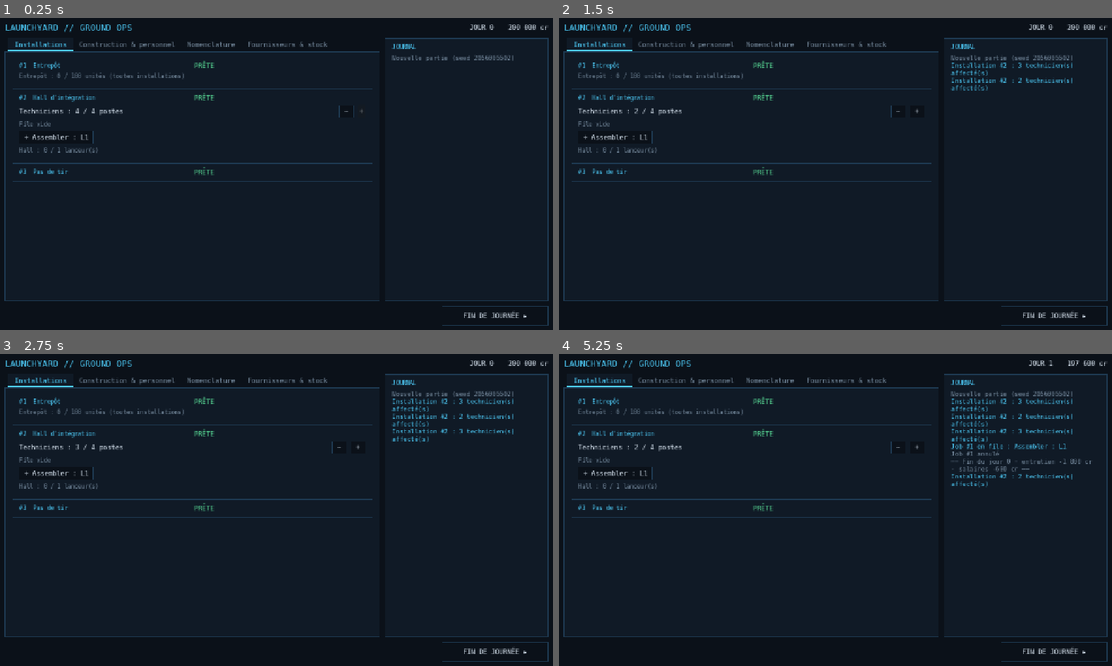
Above: before the commit, frames 1-4 (two rows, left to right).
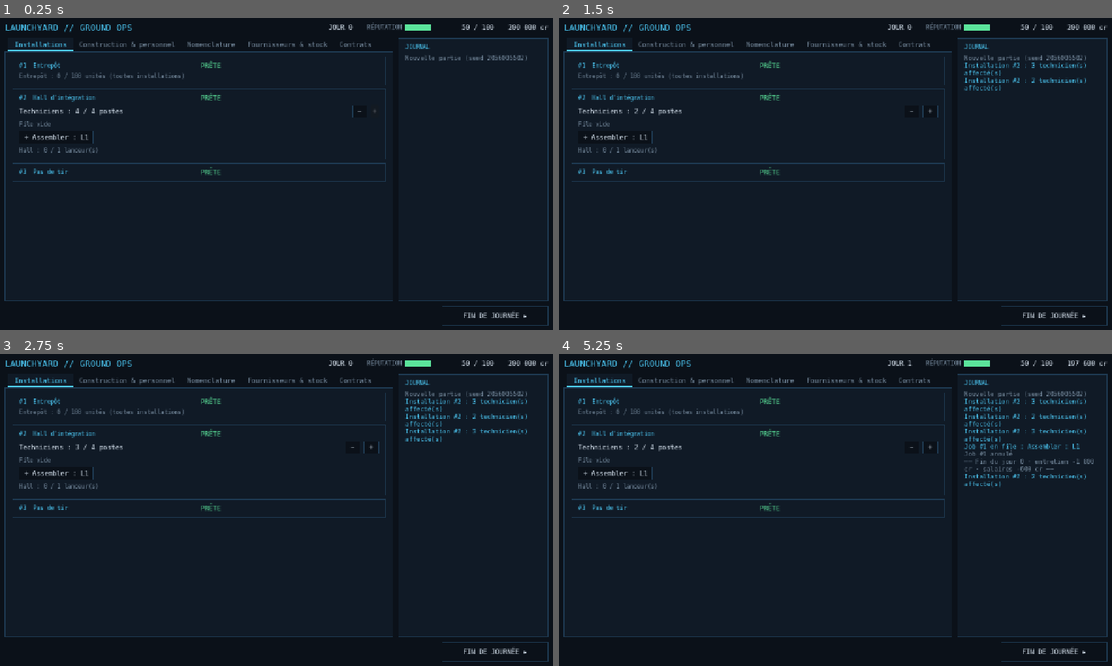
Above: after the commit, the same moments.

Repository: Flavienhr/launchyard
Game: Godot game, scene res://ui/main.tscn
The game is run twice, just before and just after one commit, with the same random seed, the same clock (stepped at 60 frames per second) and the same inputs.
Inputs:
- Up to frame 1 (0.25 s): no input
- Up to frame 2 (1.5 s): click "−" at 0.5 s; click "−" at 1.25 s
- Up to frame 3 (2.75 s): click "+" at 2 s
- Up to frame 4 (5.25 s): click "+ Assembler : L1" at 2.75 s; click "Annuler" at 3.5 s; click "FIN DE JOURNÉE ▸" at 4.25 s; click "−" at 5 s

The runs differ from the first frame. In frame 1, 1.0% of the frame differs, in the area x 35-96%, y 1-91%; in frame 2, 1.7%; in frame 3, 2.0%; in frame 4, 2.9%, in the area x 35-97%, y 1-91%.

Commit message:
feat(ui): tableau de contrats et jauge de réputation (spec 002)
- onglet Contrats : offres (grille alignée, Signer désactivé avec raison),
  contrats actifs, historique ; jauge de réputation dans l'en-tête
- journal à largeur fixe (le contenu des onglets ne l'écrase plus)
- SimQueries : can_accept, contract_offers, active_contracts,
  contract_history, reputation_info (+ tests)

Closes #12

Co-Authored-By: Claude Opus 5.5 <noreply@anthropic.com>

Diff:
--- a/sim/queries.gd
+++ b/sim/queries.gd
@@ -210,3 +210,110 @@
 		"used": launchers_in(state, facility["id"]).size(),
 		"capacity": int(data.facilities[facility["type"]].get("launcher_capacity", 0)),
 	}
+
+
+# --- Contracts (spec 002 UI) ---------------------------------------------------
+
+## Display thresholds only (no balance effect): a payload at or above
+## NEAR_CAPACITY_PCT % of the best capacity is flagged; an active contract
+## without scheduled launch is flagged URGENT_DAYS days before its deadline.
+const NEAR_CAPACITY_PCT := 80
+const URGENT_DAYS := 10
+const HISTORY_STATUSES := ["completed", "failed", "expired"]
+
+
+## Whether accept_contract would be accepted now: {ok, reason}. Same checks and
+## order as Simulation._apply_accept_contract (reason = its rejection reason).
+static func can_accept(state: GameState, data: GameData, contract: Dictionary) -> Dictionary:
+	if contract["status"] != ContractRules.OFFER:
+		return {"ok": false, "reason": "not_an_offer"}
+	if ContractRules.active_count(state) >= int(data.contracts["max_active_contracts"]):
+		return {"ok": false, "reason": "too_many_contracts"}
+	var site := data.active_site()
+	var orbit: Dictionary = data.orbits.get(contract["orbit"], {})
+	if orbit.is_empty() or not LaunchRules.is_orbit_reachable(orbit, site):
+		return {"ok": false, "reason": "orbit_unreachable"}
+	if int(contract["payload_kg"]) > ContractRules.best_capacity(data, contract["orbit"], site):
+		return {"ok": false, "reason": "payload_too_heavy"}
+	return {"ok": true, "reason": ""}
+
+
+## Open offers (ascending id): contract fields plus can_accept, reject_reason,
+## deadline_days_left, offer_days_left (1 = last day to sign), capacity_kg
+## (best lifter, 0 if none) and near_capacity.
+static func contract_offers(state: GameState, data: GameData) -> Array:
+	var out: Array = []
+	if data.contracts.is_empty():
+		return out
+	var site := data.active_site()
+	for contract in state.contracts:
+		if contract["status"] != ContractRules.OFFER:
+			continue
+		var check := can_accept(state, data, contract)
+		var capacity := ContractRules.best_capacity(data, contract["orbit"], site)
+		var info: Dictionary = contract.duplicate()
+		info["can_accept"] = check["ok"]
+		info["reject_reason"] = check["reason"]
+		info["deadline_days_left"] = int(contract["deadline_day"]) - state.day
+		info["offer_days_left"] = int(contract["offer_expires_day"]) - state.day
+		info["capacity_kg"] = capacity
+		info["near_capacity"] = capacity > 0 and int(contract["payload_kg"]) * 100 >= capacity * NEAR_CAPACITY_PCT
+		out.append(info)
+	return out
+
+
+## Active contracts sorted by deadline: contract fields plus deadline_days_left,
+## launch_id / launch_day (-1 when no launch is scheduled), urgent.
+static func active_contracts(state: GameState, data: GameData) -> Array:
+	var out: Array = []
+	for contract in state.contracts:
+		if contract["status"] != ContractRules.ACTIVE:
+			continue
+		var info: Dictionary = contract.duplicate()
+		var left := int(contract["deadline_day"]) - state.day
+		info["deadline_days_left"] = left
+		info["launch_id"] = -1
+		info["launch_day"] = -1
+		for launch in state.launches:
+			if int(launch["contract_id"]) == int(contract["id"]):
+				info["launch_id"] = launch["id"]
+				info["launch_day"] = launch["launch_day"]
+				break
+		info["urgent"] = info["launch_id"] < 0 and left <= URGENT_DAYS
+		out.append(info)
+	out.sort_custom(func(a: Dictionary, b: Dictionary) -> bool:
+		if a["deadline_day"] != b["deadline_day"]:
+			return a["deadline_day"] < b["deadline_day"]
+		return a["id"] < b["id"])
+	return out
+
+
+## Last `limit` contracts completed, failed or expired, most recent id first.
+static func contract_history(state: GameState, limit := 8) -> Array:
+	var out: Array = []
+	for i in range(state.contracts.size() - 1, -1, -1):
+		if state.contracts[i]["status"] in HISTORY_STATUSES:
+			out.append(state.contracts[i])
+			if out.size() >= limit:
+				break
+	return out
+
+
+## {value, min, max, next_unlock_at, next_unlock_orbit}: next_unlock_at is the
+## lowest template min_reputation above the current value (-1 if none).
+static func reputation_info(state: GameState, data: GameData) -> Dictionary:
+	var next := -1
+	var orbit := ""
+	if not data.contracts.is_empty():
+		for template in data.contracts["templates"]:
+			var needed := int(template["min_reputation"])
+			if needed > state.reputation and (next < 0 or needed < next):
+				next = needed
+				orbit = template["orbit"]
+	return {
+		"value": state.reputation,
+		"min": int(data.contracts.get("reputation_min", 0)),
+		"max": int(data.contracts.get("reputation_max", 100)),
+		"next_unlock_at": next,
+		"next_unlock_orbit": orbit,
+	}
--- a/tests/sim/test_queries.gd
+++ b/tests/sim/test_queries.gd
@@ -91,3 +91,106 @@
 	var occ := SimQueries.hall_occupancy(s[0], s[1], hall)
 	assert_eq(occ["used"], 1)
 	assert_eq(occ["capacity"], 1)
+
+
+# --- Contracts ---------------------------------------------------------------
+
+func _contract_state(max_active := 1) -> Array:
+	var data := F.data()
+	data.orbits["far"] = {"id": "far", "azimuth_deg": F.SSO_AZ}
+	data.contracts = {
+		"offer_slots": 2, "initial_offers": 0, "offer_spawn_chance": 0.0,
+		"offer_validity_days": 5, "advance_pct": 20, "penalty_pct": 30,
+		"max_active_contracts": max_active, "payment_rounding": 1_000, "mass_step_kg": 50,
+		"generate_unreachable": false, "reputation_start": 50,
+		"reputation_min": 0, "reputation_max": 100,
+		"rep_on_success": 6, "rep_on_launch_failure": -15, "rep_on_deadline_missed": -10,
+		"templates": [
+			{"id": "a", "orbit": "leo", "mass_min_kg": 1, "mass_max_kg": 1, "base_payment": 1,
+				"per_kg_payment": 0, "deadline_min_days": 1, "deadline_max_days": 1, "weight": 1,
+				"min_reputation": 0, "clients": ["c"]},
+			{"id": "b", "orbit": "leo", "mass_min_kg": 1, "mass_max_kg": 1, "base_payment": 1,
+				"per_kg_payment": 0, "deadline_min_days": 1, "deadline_max_days": 1, "weight": 1,
+				"min_reputation": 60, "clients": ["c"]}]}
+	var state := Simulation.new_game(data, 1)
+	state.reputation = 50
+	return [state, data]
+
+
+func _add_contract(state: GameState, orbit: String, kg: int, status: String, deadline := 20) -> int:
+	var id := state.next_contract_id
+	state.next_contract_id += 1
+	state.contracts.append({"id": id, "template_id": "x", "client": "c", "orbit": orbit,
+		"payload_kg": kg, "payment": 100, "advance": 20, "penalty": 30,
+		"deadline_day": deadline, "status": status, "offer_expires_day": 5})
+	return id
+
+
+func test_contract_offers_days_and_signable() -> void:
+	var s := _contract_state()
+	_add_contract(s[0], "leo", F.LEO_KG * 9 / 10, ContractRules.OFFER)
+	var offers := SimQueries.contract_offers(s[0], s[1])
+	assert_eq(offers.size(), 1)
+	assert_true(offers[0]["can_accept"])
+	assert_eq(offers[0]["deadline_days_left"], 20)
+	assert_eq(offers[0]["offer_days_left"], 5)
+	assert_eq(offers[0]["capacity_kg"], F.LEO_KG)
+	assert_true(offers[0]["near_capacity"])
+
+
+func test_can_accept_reasons() -> void:
+	var s := _contract_state()
+	var heavy := _add_contract(s[0], "leo", F.LEO_KG + 1, ContractRules.OFFER)
+	var far := _add_contract(s[0], "far", 100, ContractRules.OFFER)
+	var ok := _add_contract(s[0], "leo", 100, ContractRules.OFFER)
+	assert_eq(SimQueries.can_accept(s[0], s[1], ContractRules.find(s[0], heavy))["reason"], "payload_too_heavy")
+	assert_eq(SimQueries.can_accept(s[0], s[1], ContractRules.find(s[0], far))["reason"], "orbit_unreachable")
+	assert_true(SimQueries.can_accept(s[0], s[1], ContractRules.find(s[0], ok))["ok"])
+	_add_contract(s[0], "leo", 100, ContractRules.ACTIVE)
+	assert_eq(SimQueries.can_accept(s[0], s[1], ContractRules.find(s[0], ok))["reason"], "too_many_contracts")
+
+
+func test_can_accept_matches_simulation() -> void:
+	var s := _contract_state()
+	var id := _add_contract(s[0], "leo", F.LEO_KG + 1, ContractRules.OFFER)
+	var reason: String = SimQueries.can_accept(s[0], s[1], ContractRules.find(s[0], id))["reason"]
+	var events := Simulation.apply_command(s[0], Command.accept_contract(id), s[1])
+	assert_eq(events[0]["reason"], reason)
+
+
+func test_active_contracts_sorted_with_launch_and_urgency() -> void:
+	var s := _contract_state(3)
+	var late := _add_contract(s[0], "leo", 100, ContractRules.ACTIVE, 40)
+	var soon := _add_contract(s[0], "leo", 100, ContractRules.ACTIVE, 5)
+	s[0].launches.append({"id": 1, "launcher_id": 1, "pad_id": 1, "contract_id": late,
+		"launch_day": 12, "scrubs": 0})
+	var active := SimQueries.active_contracts(s[0], s[1])
+	assert_eq(active[0]["id"], soon)
+	assert_true(active[0]["urgent"])
+	assert_eq(active[0]["launch_id"], -1)
+	assert_eq(active[1]["id"], late)
+	assert_eq(active[1]["launch_day"], 12)
+	assert_true(not active[1]["urgent"])
+
+
+func test_contract_history_filters_and_limits() -> void:
+	var s := _contract_state()
+	_add_contract(s[0], "leo", 100, ContractRules.OFFER)
+	var a := _add_contract(s[0], "leo", 100, ContractRules.COMPLETED)
+	var b := _add_contract(s[0], "leo", 100, ContractRules.FAILED)
+	_add_contract(s[0], "leo", 100, ContractRules.ACTIVE)
+	var hist := SimQueries.contract_history(s[0], 5)
+	assert_eq(hist.size(), 2)
+	assert_eq(hist[0]["id"], b)
+	assert_eq(hist[1]["id"], a)
+	assert_eq(SimQueries.contract_history(s[0], 1).size(), 1)
+
+
+func test_reputation_info_next_unlock() -> void:
+	var s := _contract_state()
+	var info := SimQueries.reputation_info(s[0], s[1])
+	assert_eq(info["value"], 50)
+	assert_eq(info["max"], 100)
+	assert_eq(info["next_unlock_at"], 60)
+	s[0].reputation = 70
+	assert_eq(SimQueries.reputation_info(s[0], s[1])["next_unlock_at"], -1)
--- a/ui/main.gd
+++ b/ui/main.gd
@@ -29,6 +29,15 @@
 	"queue_full": "file d'attente pleine",
 	"job_started": "job déjà démarré",
 	"unknown_job": "job inconnu",
+	"not_an_offer": "ce n'est plus une offre",
+	"too_many_contracts": "trop de contrats actifs",
+	"orbit_unreachable": "orbite inaccessible depuis ce site",
+	"payload_too_heavy": "charge trop lourde pour tout lanceur",
+}
+
+const FAIL_REASONS := {
+	"launch_failed": "échec du lanceur",
+	"deadline_missed": "date limite manquée",
 }
 
 const BLOCK_REASONS := {
@@ -41,6 +50,9 @@
 
 @onready var _day_label: Label = %DayLabel
 @onready var _money_label: Label = %MoneyLabel
+@onready var _rep_bar: ProgressBar = %RepBar
+@onready var _rep_label: Label = %RepLabel
+@onready var _contracts_box: VBoxContainer = %ContractsBox
 @onready var _tabs: TabContainer = %Tabs
 @onready var _facilities_box: VBoxContainer = %FacilitiesBox
 @onready var _build_box: VBoxContainer = %BuildBox
@@ -54,7 +66,7 @@
 	session = GameSession.new(DataLoader.load_default(), randi())
 	session.changed.connect(_on_session_changed)
 	%EndDayButton.pressed.connect(session.end_day)
-	var titles := [tr("Installations"), tr("Construction & personnel"), tr("Nomenclature"), tr("Fournisseurs & stock")]
+	var titles := [tr("Installations"), tr("Construction & personnel"), tr("Nomenclature"), tr("Fournisseurs & stock"), tr("Contrats")]
 	for i in titles.size():
 		_tabs.set_tab_title(i, titles[i])
 	_log_line(tr("Nouvelle partie (seed %d)") % session.state.game_seed, COLOR_DIM)
@@ -72,10 +84,20 @@
 	_day_label.text = tr("JOUR %d") % state.day
 	_money_label.text = "%s cr" % _fmt(state.money)
 	_money_label.theme_type_variation = &"DangerLabel" if state.money < 0 else &"Label"
+	_refresh_reputation()
+	_rebuild(_contracts_box, _build_contracts)
 	_rebuild(_facilities_box, _build_facilities)
 	_rebuild(_build_box, _build_construction)
 	_rebuild(_bom_box, _build_bom)
 	_rebuild(_supply_box, _build_supply)
+
+
+func _refresh_reputation() -> void:
+	var rep := SimQueries.reputation_info(session.state, session.data)
+	_rep_bar.min_value = rep["min"]
+	_rep_bar.max_value = rep["max"]
+	_rep_bar.value = rep["value"]
+	_rep_label.text = "%d / %d" % [rep["value"], rep["max"]]
 
 
 func _rebuild(box: VBoxContainer, builder: Callable) -> void:
@@ -298,7 +320,7 @@
 			_grid_label(grid, "")
 
 
-func _grid_label(grid: GridContainer, text: String, variation := &"", expand := false) -> Label:
+func _grid_label(grid: Container, text: String, variation := &"", expand := false) -> Label:
 	var label := Label.new()
 	label.text = text
 	if variation != &"":
@@ -359,6 +381,118 @@
 				ORDER_QUANTITY, _component_name(entry["component_id"]),
 				_fmt(ORDER_QUANTITY * int(entry["unit_price"])), entry["lead_time_days"]],
 				func() -> void: _send(Command.order(supplier_id, entry["component_id"], ORDER_QUANTITY)))
+
+
+# --- Contracts tab ----------------------------------------------------------
+
+func _build_contracts(box: VBoxContainer) -> void:
+	var state := session.state
+	var rep := SimQueries.reputation_info(state, session.data)
+	var rep_card := _card(box)
+	_label(rep_card, tr("RÉPUTATION : %d / %d") % [rep["value"], rep["max"]], &"HeadingLabel")
+	if rep["next_unlock_at"] >= 0:
+		_label(rep_card, tr("Prochain déblocage à %d : offres vers %s") % [
+			rep["next_unlock_at"], String(rep["next_unlock_orbit"]).to_upper()], &"DimLabel")
+	else:
+		_label(rep_card, tr("Toutes les offres sont débloquées"), &"DimLabel")
+
+	var offers_card := _card(box)
+	_label(offers_card, tr("OFFRES"), &"HeadingLabel")
+	var offers := SimQueries.contract_offers(state, session.data)
+	if offers.is_empty():
+		_label(offers_card, tr("(aucune offre)"), &"DimLabel")
+	else:
+		_build_offers_grid(offers_card, offers)
+
+	var active_card := _card(box)
+	_label(active_card, tr("CONTRATS ACTIFS"), &"HeadingLabel")
+	var active := SimQueries.active_contracts(state, session.data)
+	if active.is_empty():
+		_label(active_card, tr("(aucun contrat actif)"), &"DimLabel")
+	else:
+		_build_active_grid(active_card, active)
+
+	var history_card := _card(box)
+	_label(history_card, tr("HISTORIQUE"), &"HeadingLabel")
+	var history := SimQueries.contract_history(state)
+	if history.is_empty():
+		_label(history_card, tr("(vide)"), &"DimLabel")
+	else:
+		_build_history_grid(history_card, history)
+
+
+func _build_offers_grid(card: VBoxContainer, offers: Array) -> void:
+	var grid := GridContainer.new()
+	grid.columns = 9
+	grid.add_theme_constant_override("h_separation", 14)
+	grid.add_theme_constant_override("v_separation", 6)
+	card.add_child(grid)
+	for title in [tr("Client"), tr("Orbite"), tr("Charge"), tr("Paiement"), tr("Avance"),
+			tr("Pénalité"), tr("Limite"), tr("Expire"), ""]:
+		_grid_label(grid, title, &"DimLabel", title == tr("Client"))
+	for offer in offers:
+		_grid_label(grid, "#%d  %s" % [offer["id"], offer["client"]], &"", true)
+		_grid_label(grid, String(offer["orbit"]).to_upper(), &"AccentLabel")
+		var mass := tr("%s kg") % _fmt(offer["payload_kg"])
+		var mass_label := _grid_label(grid, ("▲ " if offer["near_capacity"] else "") + mass,
+			&"WarnLabel" if offer["near_capacity"] else &"")
+		if offer["near_capacity"]:
+			mass_label.tooltip_text = tr("Proche de la capacité (%s kg)") % _fmt(offer["capacity_kg"])
+			mass_label.mouse_filter = Control.MOUSE_FILTER_STOP
+		_grid_label(grid, _fmt(offer["payment"]), &"OkLabel")
+		_grid_label(grid, _fmt(offer["advance"]))
+		_grid_label(grid, _fmt(offer["penalty"]), &"DimLabel")
+		_grid_label(grid, tr("j%d (%d j)") % [offer["deadline_day"], offer["deadline_days_left"]])
+		_grid_label(grid, tr("%d j") % offer["offer_days_left"],
+			&"WarnLabel" if offer["offer_days_left"] <= 1 else &"DimLabel")
+		var cell := _row(grid)
+		var button := _button(cell, tr("Signer"), func() -> void: _send(Command.accept_contract(offer["id"])),
+			not offer["can_accept"])
+		button.size_flags_vertical = Control.SIZE_SHRINK_CENTER
+		if not offer["can_accept"]:
+			var why := tr(REJECT_REASONS.get(offer["reject_reason"], offer["reject_reason"]))
+			button.tooltip_text = why
+			var reason := _grid_label(cell, why, &"WarnLabel")
+			reason.size_flags_vertical = Control.SIZE_SHRINK_CENTER
+
+
+func _build_active_grid(card: VBoxContainer, active: Array) -> void:
+	var grid := GridContainer.new()
+	grid.columns = 6
+	grid.add_theme_constant_override("h_separation", 16)
+	grid.add_theme_constant_override("v_separation", 6)
+	card.add_child(grid)
+	for title in [tr("Contrat"), tr("Orbite"), tr("Charge"), tr("Paiement"), tr("Date limite"), tr("Tir")]:
+		_grid_label(grid, title, &"DimLabel", title == tr("Contrat"))
+	for c in active:
+		var warn: bool = c["urgent"]
+		_grid_label(grid, "#%d  %s" % [c["id"], c["client"]], &"", true)
+		_grid_label(grid, String(c["orbit"]).to_upper(), &"AccentLabel")
+		_grid_label(grid, tr("%s kg") % _fmt(c["payload_kg"]))
+		_grid_label(grid, tr("%s cr") % _fmt(c["payment"]), &"OkLabel")
+		var left: int = c["deadline_days_left"]
+		_grid_label(grid, tr("jour %d (%d j)") % [c["deadline_day"], left],
+			&"DangerLabel" if warn else &"")
+		if c["launch_id"] >= 0:
+			_grid_label(grid, tr("planifié jour %d") % c["launch_day"], &"OkLabel")
+		else:
+			_grid_label(grid, tr("▲ non planifié") if warn else tr("non planifié"),
+				&"DangerLabel" if warn else &"DimLabel")
+
+
+func _build_history_grid(card: VBoxContainer, history: Array) -> void:
+	var grid := GridContainer.new()
+	grid.columns = 4
+	grid.add_theme_constant_override("h_separation", 16)
+	grid.add_theme_constant_override("v_separation", 4)
+	card.add_child(grid)
+	var labels := {"completed": tr("réussi"), "failed": tr("échoué"), "expired": tr("expirée")}
+	var variations := {"completed": &"OkLabel", "failed": &"DangerLabel", "expired": &"DimLabel"}
+	for c in history:
+		_grid_label(grid, "#%d  %s" % [c["id"], c["client"]], &"", true)
+		_grid_label(grid, String(c["orbit"]).to_upper(), &"AccentLabel")
+		_grid_label(grid, tr("%s kg") % _fmt(c["payload_kg"]))
+		_grid_label(grid, labels[c["status"]], variations[c["status"]])
 
 
 # --- Journal ----------------------------------------------------------------
@@ -417,9 +551,21 @@
 		"launcher_assembled":
 			_log_line(tr("Lanceur %s #%d assemblé") % [String(e["model"]).to_upper(), e["launcher_id"]], COLOR_OK)
 		"offer_generated":
-			_log_line(tr("Nouvelle offre de contrat #%d") % e["contract_id"], COLOR_DIM)
+			_log_line(tr("Nouvelle offre #%d : %s, %s kg, %s cr, limite jour %d") % [
+				e["contract_id"], String(e["orbit"]).to_upper(), _fmt(e["payload_kg"]),
+				_fmt(e["payment"]), e["deadline_day"]], COLOR_ACCENT)
 		"offer_expired":
 			_log_line(tr("Offre de contrat #%d expirée") % e["contract_id"], COLOR_DIM)
+		"contract_accepted":
+			_log_line(tr("Contrat #%d signé : avance +%s cr") % [e["contract_id"], _fmt(e["advance"])], COLOR_OK)
+		"contract_completed":
+			_log_line(tr("Contrat #%d réussi : solde +%s cr") % [e["contract_id"], _fmt(e["balance_paid"])], COLOR_OK)
+		"contract_failed":
+			_log_line(tr("Contrat #%d échoué (%s) : -%s cr") % [
+				e["contract_id"], tr(FAIL_REASONS.get(e["reason"], e["reason"])), _fmt(e["amount_debited"])], COLOR_DANGER)
+		"reputation_changed":
+			_log_line(tr("Réputation %+d (%d)") % [e["delta"], e["reputation"]],
+				COLOR_OK if e["delta"] >= 0 else COLOR_DANGER)
 		_:
 			_log_line(str(e), COLOR_DIM)
 
--- a/ui/main.tscn
+++ b/ui/main.tscn
@@ -53,6 +53,27 @@
 layout_mode = 2
 text = "JOUR 0"
 
+[node name="RepBox" type="HBoxContainer" parent="Margin/Root/Header"]
+layout_mode = 2
+theme_override_constants/separation = 8
+
+[node name="RepTitle" type="Label" parent="Margin/Root/Header/RepBox"]
+layout_mode = 2
+theme_type_variation = &"DimLabel"
+text = "RÉPUTATION"
+
+[node name="RepBar" type="ProgressBar" parent="Margin/Root/Header/RepBox"]
+unique_name_in_owner = true
+custom_minimum_size = Vector2(120, 16)
+layout_mode = 2
+size_flags_vertical = 4
+show_percentage = false
+
+[node name="RepLabel" type="Label" parent="Margin/Root/Header/RepBox"]
+unique_name_in_owner = true
+layout_mode = 2
+text = "0"
+
 [node name="MoneyLabel" type="Label" parent="Margin/Root/Header"]
 unique_name_in_owner = true
 layout_mode = 2
@@ -67,11 +88,10 @@
 unique_name_in_owner = true
 layout_mode = 2
 size_flags_horizontal = 3
-size_flags_stretch_ratio = 2.3
 
 [node name="Installations" type="ScrollContainer" parent="Margin/Root/Body/Tabs"]
 layout_mode = 2
-horizontal_scroll_mode = 0
+horizontal_scroll_mode = 3
 
 [node name="FacilitiesBox" type="VBoxContainer" parent="Margin/Root/Body/Tabs/Installations"]
 unique_name_in_owner = true
@@ -81,7 +101,7 @@
 
 [node name="Construction" type="ScrollContainer" parent="Margin/Root/Body/Tabs"]
 layout_mode = 2
-horizontal_scroll_mode = 0
+horizontal_scroll_mode = 3
 
 [node name="BuildBox" type="VBoxContainer" parent="Margin/Root/Body/Tabs/Construction"]
 unique_name_in_owner = true
@@ -91,7 +111,7 @@
 
 [node name="Nomenclature" type="ScrollContainer" parent="Margin/Root/Body/Tabs"]
 layout_mode = 2
-horizontal_scroll_mode = 0
+horizontal_scroll_mode = 3
 
 [node name="BomBox" type="VBoxContainer" parent="Margin/Root/Body/Tabs/Nomenclature"]
 unique_name_in_owner = true
@@ -101,7 +121,7 @@
 
 [node name="Fournisseurs" type="ScrollContainer" parent="Margin/Root/Body/Tabs"]
 layout_mode = 2
-horizontal_scroll_mode = 0
+horizontal_scroll_mode = 3
 
 [node name="CatalogBox" type="VBoxContainer" parent="Margin/Root/Body/Tabs/Fournisseurs"]
 unique_name_in_owner = true
@@ -109,9 +129,19 @@
 size_flags_horizontal = 3
 theme_override_constants/separation = 8
 
-[node name="LogPanel" type="PanelContainer" parent="Margin/Root/Body"]
+[node name="Contrats" type="ScrollContainer" parent="Margin/Root/Body/Tabs"]
+layout_mode = 2
+horizontal_scroll_mode = 3
+
+[node name="ContractsBox" type="VBoxContainer" parent="Margin/Root/Body/Tabs/Contrats"]
+unique_name_in_owner = true
 layout_mode = 2
 size_flags_horizontal = 3
+theme_override_constants/separation = 8
+
+[node name="LogPanel" type="PanelContainer" parent="Margin/Root/Body"]
+custom_minimum_size = Vector2(340, 0)
+layout_mode = 2
 
 [node name="VBox" type="VBoxContainer" parent="Margin/Root/Body/LogPanel"]
 layout_mode = 2
--- a/ui/theme/mission_control.tres
+++ b/ui/theme/mission_control.tres
@@ -97,6 +97,8 @@
 DangerLabel/colors/font_color = Color(1, 0.361, 0.424, 1)
 OkLabel/base_type = &"Label"
 OkLabel/colors/font_color = Color(0.357, 0.894, 0.608, 1)
+AccentLabel/base_type = &"Label"
+AccentLabel/colors/font_color = Color(0.31, 0.82, 1, 1)
 WarnLabel/base_type = &"Label"
 WarnLabel/colors/font_color = Color(1, 0.71, 0.278, 1)
 ProgressBar/styles/background = SubResource("StyleBoxFlat_bar_bg")
